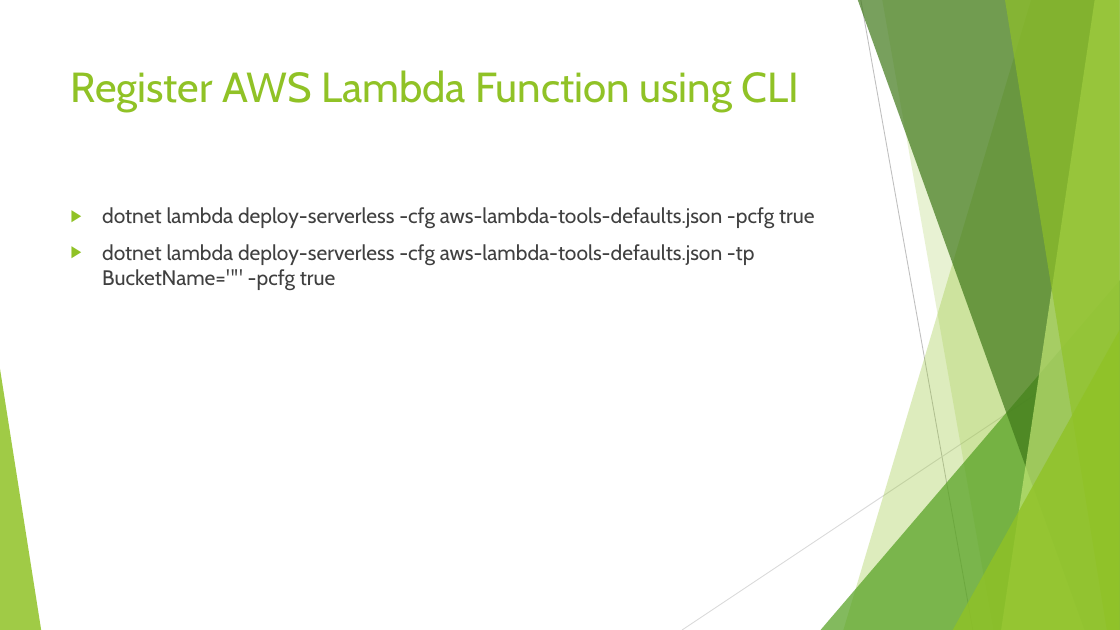
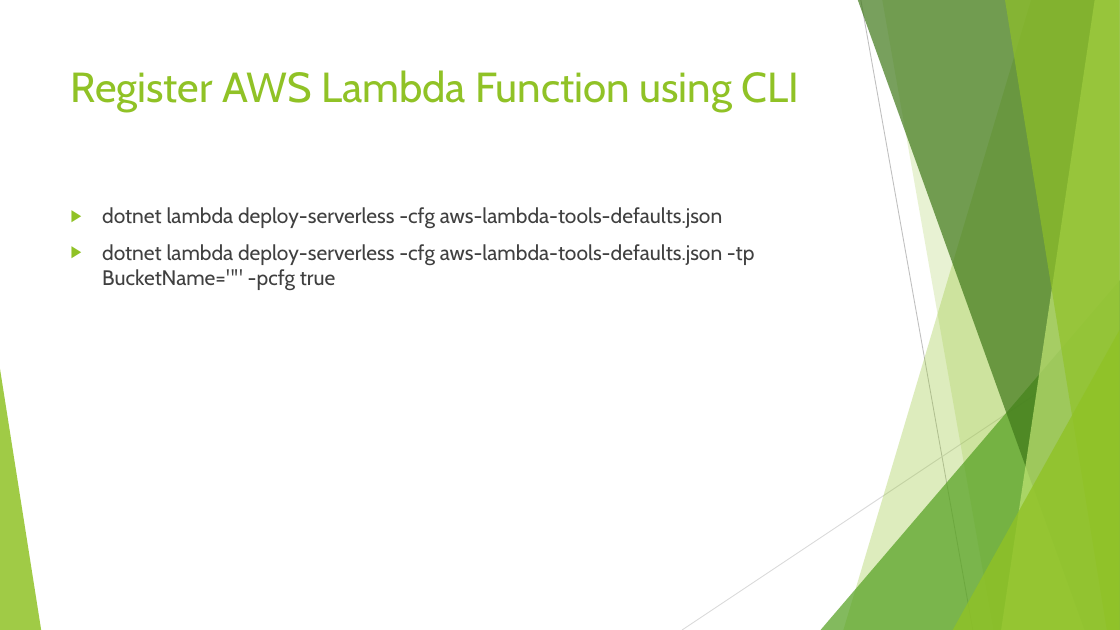
Before and after one commit to thangtran76/lambda-function, a slide deck: slide 13 of AWS Lambda Function.pptx. Drawn at 1120x630 pixels with LibreOffice and Linux fonts; fonts in the diff are those of the drawing. Boxes give left, top, right and bottom in pixels: in the first picture for what was removed or moved away, otherwise in the second. Text is boxed around its words. In the diff, an @@ line names an element or a change of style, - is before the commit and + after.

```diff
--- a/AWS Lambda Function.pptx
+++ b/AWS Lambda Function.pptx
@@ text at [102,207,722,228]: text changed @@
-▶ dotnet lambda deploy-serverless -cfg aws-lambda-tools-defaults.json -pcfg true
+▶ dotnet lambda deploy-serverless -cfg aws-lambda-tools-defaults.json
```
Also in this commit, not shown: 3 other slides changed.
